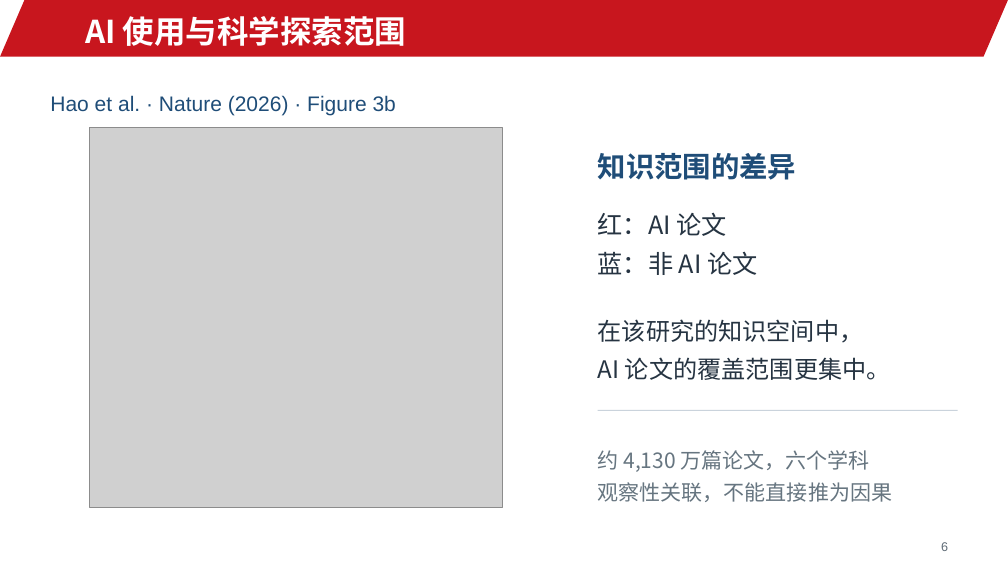
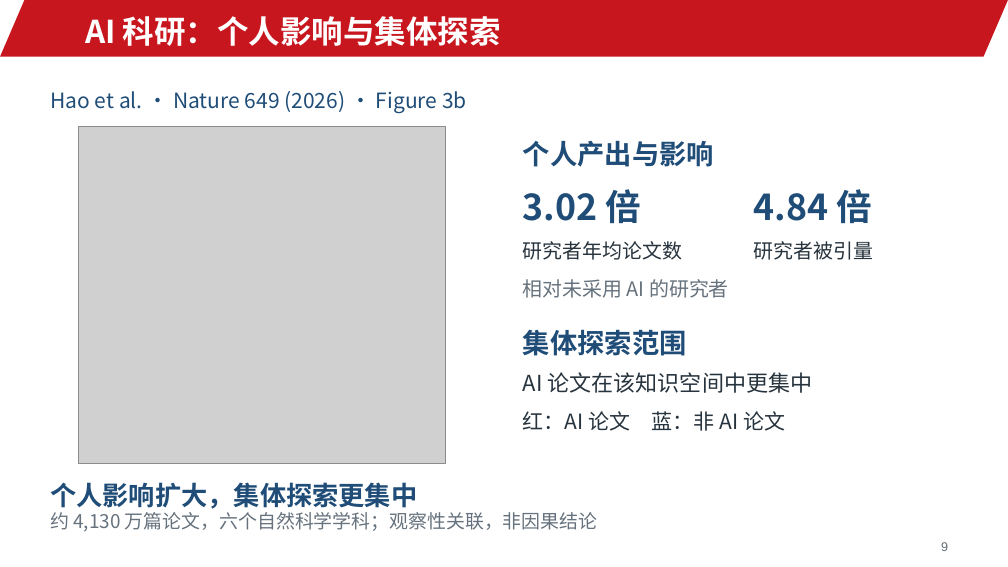
Before and after one commit to jinyh/ai4research, a slide deck: slide 9 of lessons/lesson-01/slides.pptx (slide 6 before the commit). Drawn at 1008x567 pixels with LibreOffice and Linux fonts; fonts in the diff are those of the drawing; grey boxes stand for pictures; background and template pictures are left out. Boxes give left, top, right and bottom in pixels: in the first picture for what was removed or moved away, otherwise in the second. Text is boxed around its words. In the diff, an @@ line names an element or a change of style, - is before the commit and + after.

```diff
--- a/lessons/lesson-01/slides.pptx
+++ b/lessons/lesson-01/slides.pptx
@@ text at (85,16,501,46): text changed @@
-AI 使用与科学探索范围
+AI 科研：个人影响与集体探索
@@ text at (50,91,467,114): text changed; font Arial to Noto Sans CJK SC @@
-Hao et al. · Nature (2026) · Figure 3b
+Hao et al. · Nature 649 (2026) · Figure 3b
@@ picture: place and size @@
-picture at (90,128,503,507)
+picture at (79,127,445,464)
@@ text added at (523,141,714,167), 26 pt, text #1F4D78, bold @@
+个人产出与影响
@@ text removed at (598,153,796,180) @@
-知识范围的差异
@@ text added at (523,189,642,223), 34 pt, text #1F4D78, bold @@
+3.02 倍
@@ text added at (754,189,872,223), 34 pt, text #1F4D78, bold @@
+4.84 倍
@@ text added at (523,241,682,260), 19 pt, text #27333D @@
+研究者年均论文数
@@ text added at (754,241,873,260), 19 pt, text #27333D @@
+研究者被引量
@@ text added at (523,279,729,298), 19 pt, text #66727D @@
+相对未采用 AI 的研究者
@@ text added at (523,330,687,356), 26 pt, text #1F4D78, bold @@
+集体探索范围
@@ text at (523,372,813,393): text changed; size 23 to 21 pt; text colour #263442 to #27333D @@
-在该研究的知识空间中，
-AI 论文的覆盖范围更集中。
+AI 论文在该知识空间中更集中
@@ text at (523,411,785,431): text changed; size 24 to 20 pt; text colour #263442 to #27333D @@
-红：AI 论文
-蓝：非 AI 论文
+红：AI 论文 蓝：非 AI 论文
@@ line removed from (598, 411) to (958, 411) @@
@@ text added at (50,482,417,513), 25 pt, text #1F4D78, bold @@
+个人影响扩大，集体探索更集中
@@ text at (50,512,597,532): text changed; size 20 to 18 pt; text colour #667580 to #66727D @@
-约 4,130 万篇论文，六个学科
-观察性关联，不能直接推为因果
+约 4,130 万篇论文，六个自然科学学科；观察性关联，非因果结论
```
Also in this commit, not shown: 26 other slides changed, 7 slides added, 3 slides removed, 19 other files.
